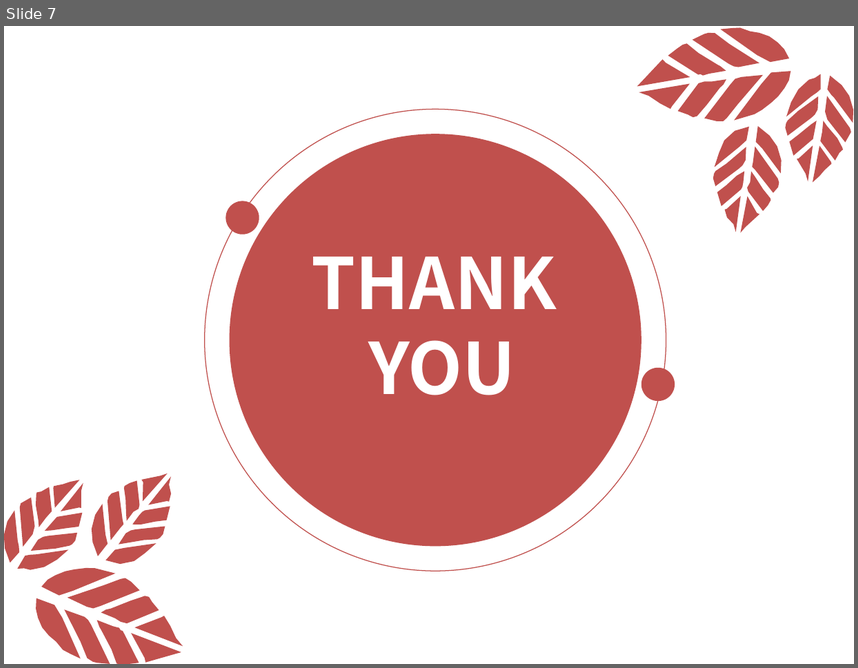
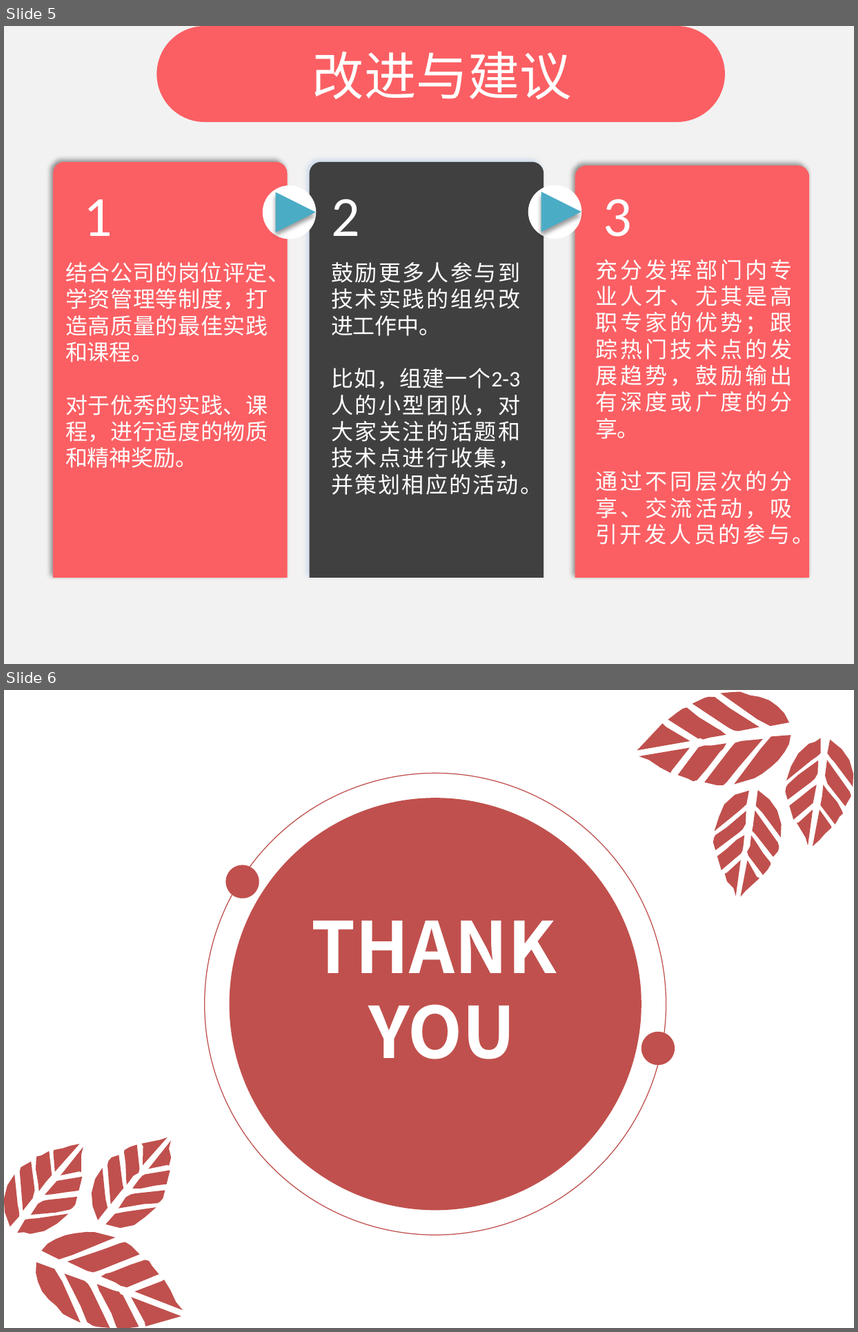
Before and after one commit to zhizhuwang/codekata, a slide deck: Resources/poster/2016技术实践总结.pptx. Shown one above the other, each under a label of ours: slide 7 before the commit, slides 5 and 6 after it. The pictures are 858x668 and 858x1332 pixels, drawn with LibreOffice and Linux fonts; fonts in the diff are those of the drawing. Boxes give left, top, right and bottom in pixels: in the first picture for what was removed or moved away, otherwise in the second. Text is boxed around its words. In the diff, an @@ line names an element or a change of style, - is before the commit and + after.

```diff
--- a/Resources/poster/2016技术实践总结.pptx
+++ b/Resources/poster/2016技术实践总结.pptx
@@ slide 5 added at (x1=4, y1=26, x2=854, y2=664), background #BDE1C1 @@
@@ rounded rectangle added at (x1=157, y1=26, x2=725, y2=122), fill #FB5F63 @@
@@ text added at (x1=312, y1=52, x2=572, y2=99), 44 pt, text #CCE8CF @@
+改进与建议
@@ round same rect added at (x1=53, y1=162, x2=288, y2=578), fill #FB5F63 @@
@@ round same rect added at (x1=309, y1=162, x2=544, y2=578), fill #404040 @@
@@ round same rect added at (x1=575, y1=165, x2=810, y2=577), fill #FB5F63 @@
@@ ellipse added at (x1=263, y1=185, x2=316, y2=239), fill #CCE8CF @@
@@ ellipse added at (x1=528, y1=185, x2=582, y2=239), fill #CCE8CF @@
@@ text added at (x1=84, y1=199, x2=113, y2=236), 48 pt, text #FFFFFF @@
+1
@@ triangle added at (x1=275, y1=192, x2=315, y2=232), fill #4BACC6 @@
@@ text added at (x1=331, y1=198, x2=360, y2=236), 48 pt, text #FFFFFF @@
+2
@@ triangle added at (x1=542, y1=192, x2=582, y2=232), fill #4BACC6 @@
@@ text added at (x1=604, y1=198, x2=633, y2=236), 48 pt, text #FFFFFF @@
+3
@@ text added at (x1=65, y1=258, x2=290, y2=468), 18.7 pt, text #FFFFFF @@
+结合公司的岗位评定、学资管理等制度，打造高质量的最佳实践和课程。
+对于优秀的实践、课程，进行适度的物质和精神奖励。
@@ text added at (x1=331, y1=262, x2=542, y2=495), 18.7 pt, text #FFFFFF @@
+鼓励更多人参与到技术实践的组织改进工作中。
+比如，组建一个2-3人的小型团队，对大家关注的话题和技术点进行收集，并策划相应的活动。
@@ text added at (x1=595, y1=259, x2=815, y2=548), 18.7 pt, text #FFFFFF @@
+充分发挥部门内专业人才、尤其是高职专家的优势；跟踪热门技术点的发展趋势，鼓励输出有深度或广度的分享。
+通过不同层次的分享、交流活动，吸引开发人员的参与。
@@ what was slide 7 is now slide 6 @@
```
Also in this commit, not shown: 4 slides changed, 3 slides removed, 1 other file.
